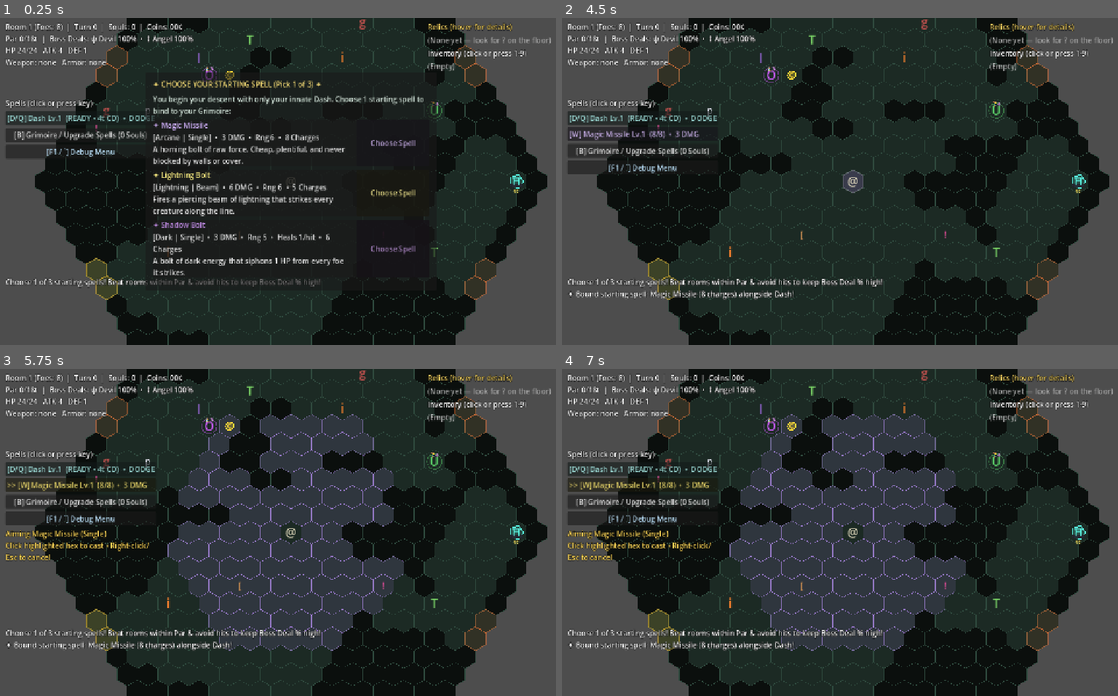
Above: before the commit, frames 1-4 (two rows, left to right).
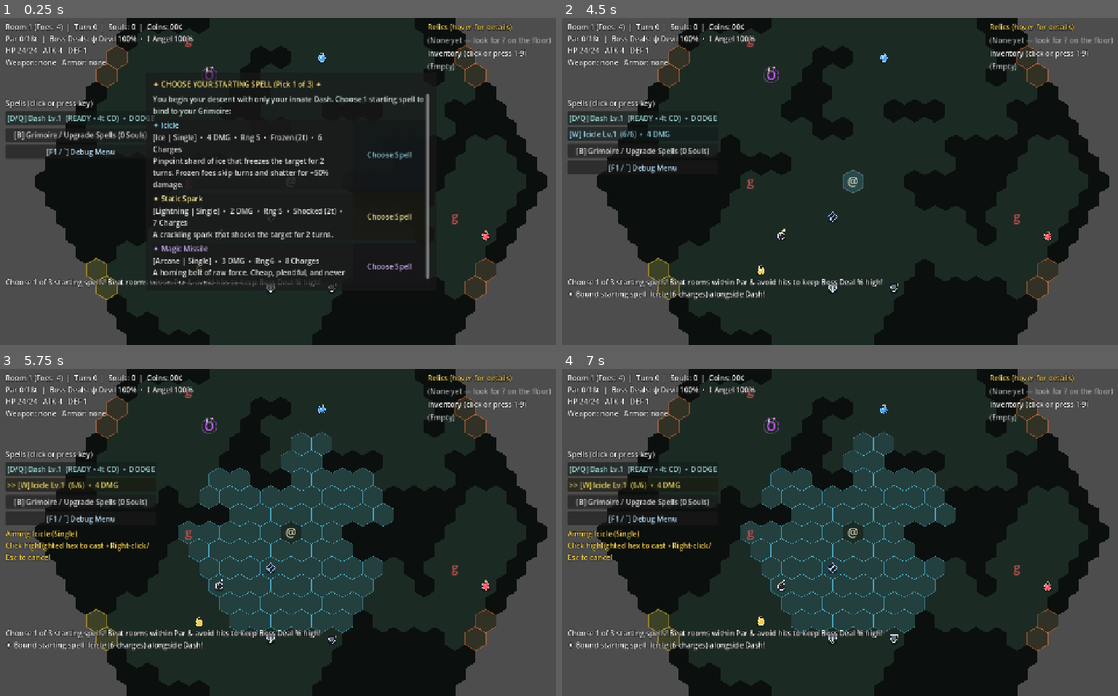
Above: after the commit, the same moments.

Repository: zeemongteng/2d-tilemap
Game: Godot game, scene res://main.tscn
Two runs of this game, one before a commit and one after it. Both use one fixed random seed, a clock stepped at 60 frames per second and the inputs below.
Inputs (mouse positions are in pixels of both pictures, inside the frame that each line leads up to):
- Up to frame 1 (0.25 s): no input
- Up to frame 2 (4.5 s): click "[D/Q] Dash Lv.1 (READY • 4t C…" at 0.5 s; click ">> [D/Q] Dash Lv.1 (READY • 4…" at 1.25 s; click "[D/Q] Dash Lv.1 (READY • 4t C…" at 2 s; click ">> [D/Q] Dash Lv.1 (READY • 4…" at 2.75 s; click "[B] Grimoire / Upgrade Spells…" at 3.5 s; click "Choose Spell" at 4.25 s
- Up to frame 3 (5.75 s): click (83, 483) at 5 s, where only the run before the commit has a clickable "[W] Magic Missile Lv.1 (8/8) …"
- Up to frame 4 (7 s): click (645, 483) at 5.75 s, where only the run before the commit has a clickable ">> [W] Magic Missile Lv.1 (8/…"; click (645, 483) at 6.5 s, where only the run after the commit has a clickable "[W] Icicle Lv.1 (6/6) • 4 DMG"

The runs differ from the first frame. In frame 1, 7.7% of the frame differs, in the area x 6-99%, y 0-100%; in frame 2, 4.3%; in frame 3, 9.7%, in the area x 5-99%, y 0-100%; in frame 4, 9.7%.

Commit message:
v0.53 - item remodel

Diff:
--- a/game.gd
+++ b/game.gd
@@ -47,8 +47,8 @@
 @export var starting_items: Array[Resource]
 @export var starting_spells: Array[Resource]
 @export var spell_catalog: Array[Resource]
-@export var monster_count := 6
-@export var spawner_count := 2
+@export var monster_count := 3
+@export var spawner_count := 1
 @export var item_count := 7
 @export var relic_spawn_chance := 0.45
 @export var monster_sight := 6
@@ -158,6 +158,12 @@
 	return room_num >= 2 and (room_num - 2) % 3 == 0
 
 
+func _scaled_spawn_interval(base_interval: int) -> int:
+	# Starts much slower in early rooms (+4 turns in Room 1) and speeds up each room down to 2 turns.
+	var delta := 4 - int(round(float(room_level - 1) * 0.75))
+	return clampi(base_interval + delta, 2, 10)
+
+
 func _active_boss() -> Actor:
 	for m in monsters:
 		if m.is_boss and not m.is_allies and not m.is_dead():
@@ -191,22 +197,28 @@
 		var extra_hp := maxi(0, (room_level - 2) * 8)
 		boss.stats.max_hp += extra_hp
 		boss.stats.hp = boss.stats.max_hp
+		boss.spawn_interval = _scaled_spawn_interval(boss.spawn_interval)
+		boss.spawn_cooldown = maxi(2, boss.spawn_interval - 1)
 		monsters.append(boss)
-		for i in 2 + (room_level / 3):
+		for i in 1 + (room_level / 3):
 			var minion_cell := grid.random_floor_cell(_rng, 4, entry_cell, 5)
 			if not _is_occupied(minion_cell):
 				monsters.append(_spawn_actor(_random_monster_scene(), minion_cell))
 	else:
-		var total_spawners := spawner_count + (room_level - 1) / 2
+		var total_spawners := clampi(spawner_count + int(floor(float(room_level - 1) * 0.45)), 1, 6)
 		for i in total_spawners:
 			var cell := grid.random_floor_cell(_rng, 4, entry_cell, 5)
 			if not _is_occupied(cell):
 				var spawner := _spawn_actor(_random_spawner_scene(), cell)
 				if spawner.spawn_scene == null:
 					spawner.spawn_scene = _random_monster_scene()
+				spawner.spawn_interval = _scaled_spawn_interval(spawner.spawn_interval)
+				spawner.spawn_cooldown = maxi(2, spawner.spawn_interval - 1)
+				spawner.queue_redraw()
 				monsters.append(spawner)
 
-		var total_monsters := monster_count + (room_level - 1) * 2
+		var depth := room_level - 1
+		var total_monsters := mini(18, monster_count + depth + (depth * depth) / 8)
 		for i in total_monsters:
 			var cell := grid.random_floor_cell(_rng, 3, entry_cell, 4)
 			if not _is_occupied(cell):
--- a/hex_grid.gd
+++ b/hex_grid.gd
@@ -543,25 +543,18 @@
 		var points := _hex_polygon(cell_to_pixel(c))
 		var in_active := is_in_current_room(c)
 		var base_col := wall_color if _tiles[c] else floor_color
-		var cur_line := line_color
 		if _sanctuary_themes.has(c):
 			if _sanctuary_themes[c] == "devil":
 				base_col = Color("160609") if _tiles[c] else Color("2b0d14")
-				cur_line = Color("701e2e")
 			elif _sanctuary_themes[c] == "treasure":
 				base_col = Color("1f1806") if _tiles[c] else Color("382c0b")
-				cur_line = Color("d9af3b")
 			elif _sanctuary_themes[c] == "shop":
 				base_col = Color("0c1c1e") if _tiles[c] else Color("173438")
-				cur_line = Color("45c4b0")
 			else:
 				base_col = Color("101b24") if _tiles[c] else Color("1f3345")
-				cur_line = Color("78b5db")
 		if not in_active:
 			base_col = base_col.darkened(0.28)
 		draw_colored_polygon(points, base_col)
-		points.append(points[0])
-		draw_polyline(points, cur_line.darkened(0.25) if not in_active else cur_line, 1.0)
 
 	# Highlight exit doorway hexes on the outer rim of the current room.
 	var exit_col := exit_ready_color if room_cleared else exit_locked_color
--- a/world_item.gd
+++ b/world_item.gd
@@ -8,6 +8,9 @@
 var cell := Vector2i.ZERO
 var is_pedestal := false
 var is_angel_pedestal := false
+
+var _anim_time := 0.0
+var _bob_phase := 0.0
 
 
 func setup(item: ItemData, grid: HexGrid, target_cell: Vector2i, pedestal := false, angel_pedestal := false) -> void:
@@ -16,24 +19,45 @@
 	is_pedestal = pedestal
 	is_angel_pedestal = angel_pedestal
 	position = grid.cell_to_pixel(cell)
+	_bob_phase = float((cell.x * 19 + cell.y * 37) & 255) * 0.05
 	queue_redraw()
 
 
-func _draw() -> void:
+func _process(delta: float) -> void:
 	if data == null:
 		return
-	var font := ThemeDB.fallback_font
-	if data.type in [
+	_anim_time += delta
+	queue_redraw()
+
+
+func _is_portal() -> bool:
+	return data.type in [
 		ItemData.Type.DEVIL_PORTAL,
 		ItemData.Type.ANGEL_PORTAL,
 		ItemData.Type.TREASURE_PORTAL,
 		ItemData.Type.SHOP_PORTAL,
 		ItemData.Type.RETURN_PORTAL,
-	]:
-		draw_circle(Vector2.ZERO, FONT_SIZE * 0.72, Color(data.color.r, data.color.g, data.color.b, 0.22))
-		draw_arc(Vector2.ZERO, FONT_SIZE * 0.78, 0.0, TAU, 24, data.color, 2.5)
+	]
+
+
+func _is_altar() -> bool:
+	return data.type in [ItemData.Type.SHRINE_OF_CHANCE, ItemData.Type.BLOOD_ALTAR]
+
+
+func _draw() -> void:
+	if data == null:
+		return
+	var font := ThemeDB.fallback_font
+	if _is_portal():
+		var pulse := 1.0 + 0.06 * sin(_anim_time * 3.5 + _bob_phase)
+		draw_circle(Vector2.ZERO, FONT_SIZE * 0.72 * pulse, Color(data.color.r, data.color.g, data.color.b, 0.22))
+		draw_arc(Vector2.ZERO, FONT_SIZE * 0.78 * pulse, 0.0, TAU, 24, data.color, 2.5)
 		draw_arc(Vector2.ZERO, FONT_SIZE * 0.52, 0.0, TAU, 20, Color.WHITE, 1.4)
-	elif data.type in [ItemData.Type.SHRINE_OF_CHANCE, ItemData.Type.BLOOD_ALTAR]:
+		var offset := Vector2(-FONT_SIZE, FONT_SIZE * 0.35)
+		draw_string(font, offset, data.glyph, HORIZONTAL_ALIGNMENT_CENTER, FONT_SIZE * 2.0, FONT_SIZE, data.color)
+		return
+
+	if _is_altar():
 		var altar_col := data.color
 		draw_circle(Vector2.ZERO, FONT_SIZE * 0.68, Color(altar_col.r, altar_col.g, altar_col.b, 0.18))
 		draw_arc(Vector2.ZERO, FONT_SIZE * 0.72, 0.0, TAU, 6, altar_col, 2.2)
@@ -42,12 +66,16 @@
 		var shrine_tag := "%d¢" % data.gold_cost if data.type == ItemData.Type.SHRINE_OF_CHANCE else "-%d HP" % data.hp_cost
 		var shrine_tag_col := Color(1.0, 0.9, 0.35) if data.type == ItemData.Type.SHRINE_OF_CHANCE else Color(1.0, 0.35, 0.4)
 		draw_string(font, Vector2(-FONT_SIZE * 1.2, FONT_SIZE * 1.18), shrine_tag, HORIZONTAL_ALIGNMENT_CENTER, FONT_SIZE * 2.4, 11, shrine_tag_col)
-	elif is_pedestal:
-		var base_col := Color(0.95, 0.85, 0.45, 0.7) if is_angel_pedestal else Color(0.85, 0.22, 0.28, 0.75)
+		var offset := Vector2(-FONT_SIZE, FONT_SIZE * 0.35)
+		draw_string(font, offset, data.glyph, HORIZONTAL_ALIGNMENT_CENTER, FONT_SIZE * 2.0, FONT_SIZE, data.color)
+		return
+
+	if is_pedestal:
+		var base_col := Color(0.95, 0.85, 0.45, 0.75) if is_angel_pedestal else Color(0.85, 0.22, 0.28, 0.8)
 		if data.gold_cost > 0:
-			base_col = Color(1.0, 0.42, 0.22, 0.9) if data.is_on_sale else Color(0.35, 0.95, 0.65, 0.8)
-		draw_rect(Rect2(Vector2(-13, 4), Vector2(26, 9)), Color(0.18, 0.18, 0.22, 0.95))
-		draw_rect(Rect2(Vector2(-13, 4), Vector2(26, 9)), base_col, false, 1.6)
+			base_col = Color(1.0, 0.42, 0.22, 0.92) if data.is_on_sale else Color(0.35, 0.95, 0.65, 0.85)
+		draw_rect(Rect2(Vector2(-13, 5), Vector2(26, 8)), Color(0.16, 0.16, 0.21, 0.96))
+		draw_rect(Rect2(Vector2(-13, 5), Vector2(26, 8)), base_col, false, 1.6)
 		var tag := "FREE"
 		var tag_col := Color(1.0, 0.92, 0.45)
 		if data.gold_cost > 0:
@@ -56,13 +84,153 @@
 		elif data.hp_cost > 0:
 			tag = "-%d HP" % data.hp_cost
 			tag_col = Color(1.0, 0.35, 0.38)
-		draw_string(font, Vector2(-FONT_SIZE * 1.35, FONT_SIZE * 1.15), tag, HORIZONTAL_ALIGNMENT_CENTER, FONT_SIZE * 2.7, 11, tag_col)
-	elif data.type == ItemData.Type.GOLD:
-		var coin_rad := FONT_SIZE * (0.52 if data.gold_amount >= 10 else (0.46 if data.gold_amount >= 5 else 0.40))
-		draw_circle(Vector2.ZERO, coin_rad, Color(data.color.r, data.color.g, data.color.b, 0.28))
-		draw_arc(Vector2.ZERO, coin_rad, 0.0, TAU, 20, data.color, 2.0)
-	elif data.type == ItemData.Type.RELIC:
-		draw_arc(Vector2.ZERO, FONT_SIZE * 0.62, 0.0, TAU, 20, Color(data.color.r, data.color.g, data.color.b, 0.55), 2.0)
-
-	var offset := Vector2(-FONT_SIZE, FONT_SIZE * 0.35)
-	draw_string(font, offset, data.glyph, HORIZONTAL_ALIGNMENT_CENTER, FONT_SIZE * 2.0, FONT_SIZE, data.color)
+		draw_string(font, Vector2(-FONT_SIZE * 1.35, FONT_SIZE * 1.18), tag, HORIZONTAL_ALIGNMENT_CENTER, FONT_SIZE * 2.7, 11, tag_col)
+
+	var bob := sin(_anim_time * 3.0 + _bob_phase) * 1.4
+	var center := Vector2(0.0, (-5.5 if is_pedestal else 0.0) + bob)
+
+	# Ground shadow under loose items so they visually sit on the floor rather than standing like monsters.
+	if not is_pedestal:
+		draw_set_transform(Vector2(0.0, 9.0), 0.0, Vector2(1.0, 0.42))
+		draw_circle(Vector2.ZERO, 9.5, Color(0.0, 0.0, 0.0, 0.38))
+		draw_set_transform(Vector2.ZERO, 0.0, Vector2.ONE)
+
+	_draw_item_icon(center, font)
+
+
+func _draw_item_icon(c: Vector2, font: Font) -> void:
+	var col := data.color
+	var dark_bg := Color(0.08, 0.09, 0.12, 0.92)
+	var light_col := col.lightened(0.45)
+
+	match data.type:
+		ItemData.Type.POTION, ItemData.Type.MANA_POTION:
+			# Glass flask silhouette with colored liquid & cork.
+			draw_circle(c + Vector2(0, 2.5), 7.8, dark_bg)
+			draw_circle(c + Vector2(0, 2.5), 6.2, col)
+			draw_arc(c + Vector2(0, 2.5), 7.6, 0.0, TAU, 18, light_col, 1.4)
+			# Narrow neck + cork stopper.
+			draw_rect(Rect2(c + Vector2(-3.0, -7.5), Vector2(6.0, 4.5)), dark_bg)
+			draw_rect(Rect2(c + Vector2(-3.0, -7.5), Vector2(6.0, 4.5)), light_col, false, 1.3)
+			draw_rect(Rect2(c + Vector2(-2.2, -9.8), Vector2(4.4, 2.6)), Color(0.72, 0.52, 0.3))
+			# Specular glass shine.
+			draw_circle(c + Vector2(-2.4, 0.6), 1.7, Color(1.0, 1.0, 1.0, 0.8))
+
+		ItemData.Type.WEAPON:
+			# Tilted diamond loot badge + diagonal sword blade.
+			var box := PackedVector2Array([
+				c + Vector2(0, -10.5),
+				c + Vector2(10.5, 0),
+				c + Vector2(0, 10.5),
+				c + Vector2(-10.5, 0),
+			])
+			draw_colored_polygon(box, dark_bg)
+			box.append(box[0])
+			draw_polyline(box, col, 1.6)
+			# Sword blade & crossguard inside.
+			draw_line(c + Vector2(-5.5, 5.5), c + Vector2(5.5, -5.5), light_col, 2.6)
+			draw_line(c + Vector2(-4.5, 1.0), c + Vector2(-1.0, 4.5), col, 2.2)
+			draw_circle(c + Vector2(-5.8, 5.8), 1.6, col)
+
+		ItemData.Type.ARMOR:
+			# Heater shield silhouette.
+			var shield := PackedVector2Array([
+				c + Vector2(-8.0, -7.5),
+				c + Vector2(8.0, -7.5),
+				c + Vector2(7.5, 1.0),
+				c + Vector2(0.0, 9.5),
+				c + Vector2(-7.5, 1.0),
+			])
+			draw_colored_polygon(shield, dark_bg)
+			var inner := PackedVector2Array([
+				c + Vector2(-5.8, -5.5),
+				c + Vector2(5.8, -5.5),
+				c + Vector2(5.4, 0.5),
+				c + Vector2(0.0, 6.8),
+				c + Vector2(-5.4, 0.5),
+			])
+			draw_colored_polygon(inner, Color(col.r, col.g, col.b, 0.48))
+			shield.append(shield[0])
+			draw_polyline(shield, light_col, 1.6)
+			draw_line(c + Vector2(0.0, -5.5), c + Vector2(0.0, 6.8), light_col, 1.2)
+
+		ItemData.Type.BOMB:
+			# Round iron bomb + curved fuse + flickering spark.
+			draw_circle(c + Vector2(-0.5, 1.8), 7.5, Color(0.14, 0.14, 0.18, 0.98))
+			draw_arc(c + Vector2(-0.5, 1.8), 7.5, 0.0, TAU, 18, col, 1.6)
+			draw_circle(c + Vector2(-3.0, -0.5), 2.0, Color(1.0, 1.0, 1.0, 0.55))
+			draw_rect(Rect2(c + Vector2(-2.5, -7.2), Vector2(4.5, 2.6)), col)
+			draw_line(c + Vector2(0.0, -7.2), c + Vector2(5.0, -10.5), Color(0.85, 0.75, 0.55), 1.6)
+			var spark_r := 2.4 + 0.8 * sin(_anim_time * 14.0 + _bob_phase)
+			draw_circle(c + Vector2(5.5, -10.8), spark_r, Color(1.0, 0.85, 0.25))
+			draw_circle(c + Vector2(5.5, -10.8), spark_r * 0.5, Color.WHITE)
+
+		ItemData.Type.PILL:
+			# Two-tone capsule pill.
+			draw_circle(c + Vector2(-3.5, 2.0), 4.8, Color(0.95, 0.95, 0.98))
+			draw_circle(c + Vector2(3.5, -2.0), 4.8, col)
+			var mid := PackedVector2Array([
+				c + Vector2(-5.8, -2.0),
+				c + Vector2(1.2, -6.0),
+				c + Vector2(5.8, 2.0),
+				c + Vector2(-1.2, 6.0),
+			])
+			draw_colored_polygon(mid, Color(col.r, col.g, col.b, 0.85))
+			draw_circle(c + Vector2(-3.5, 2.0), 4.4, Color(0.95, 0.95, 0.98))
+			draw_arc(c + Vector2(-3.5, 2.0), 4.6, 0.0, TAU, 12, dark_bg, 1.3)
+			draw_arc(c + Vector2(3.5, -2.0), 4.6, 0.0, TAU, 12, dark_bg, 1.3)
+
+		ItemData.Type.SPELL_ORB:
+			# Glowing faceted soul crystal.
+			var glow := 0.24 + 0.1 * sin(_anim_time * 4.0 + _bob_phase)
+			draw_circle(c, 11.0, Color(col.r, col.g, col.b, glow))
+			var gem := PackedVector2Array([
+				c + Vector2(0, -9.5),
+				c + Vector2(7.0, 0),
+				c + Vector2(0, 9.5),
+				c + Vector2(-7.0, 0),
+			])
+			draw_colored_polygon(gem, col)
+			gem.append(gem[0])
+			draw_polyline(gem, Color.WHITE, 1.4)
+			draw_circle(c + Vector2(-1.5, -2.5), 2.2, Color(1.0, 1.0, 1.0, 0.85))
+
+		ItemData.Type.GOLD:
+			# Metallic coin disc scaled by coin denomination (Penny / Nickel / Dime).
+			var coin_r := 8.5 if data.gold_amount >= 10 else (7.4 if data.gold_amount >= 5 else 6.4)
+			draw_circle(c, coin_r, col.darkened(0.2))
+			draw_circle(c, coin_r - 1.5, col)
+			draw_arc(c, coin_r, 0.0, TAU, 18, light_col, 1.4)
+			draw_string(font, c + Vector2(-coin_r, 4.0), "¢", HORIZONTAL_ALIGNMENT_CENTER, coin_r * 2.0, 12, dark_bg)
+
+		ItemData.Type.RELIC:
+			# Ornate glowing relic diamond plaque with corner pips & '?' sigil.
+			var pulse := 0.22 + 0.1 * sin(_anim_time * 3.8 + _bob_phase)
+			draw_circle(c, 12.5, Color(col.r, col.g, col.b, pulse))
+			var plaque := PackedVector2Array([
+				c + Vector2(0, -11.5),
+				c + Vector2(11.5, 0),
+				c + Vector2(0, 11.5),
+				c + Vector2(-11.5, 0),
+			])
+			draw_colored_polygon(plaque, dark_bg)
+			plaque.append(plaque[0])
+			draw_polyline(plaque, col, 2.0)
+			for pt in [Vector2(0, -11.5), Vector2(11.5, 0), Vector2(0, 11.5), Vector2(-11.5, 0)]:
+				draw_circle(c + pt, 1.8, light_col)
+			draw_string(font, c + Vector2(-10.0, 5.0), "?", HORIZONTAL_ALIGNMENT_CENTER, 20.0, 14, light_col)
+
+		ItemData.Type.SPELL_PEDESTAL:
+			# Glowing grimoire / spell tome icon with star rune.
+			var glow := 0.22 + 0.1 * sin(_anim_time * 4.0 + _bob_phase)
+			draw_circle(c, 12.0, Color(col.r, col.g, col.b, glow))
+			draw_rect(Rect2(c + Vector2(-8.5, -7.5), Vector2(17.0, 15.0)), dark_bg)
+			draw_rect(Rect2(c + Vector2(-8.5, -7.5), Vector2(17.0, 15.0)), col, false, 1.8)
+			draw_line(c + Vector2(0.0, -7.5), c + Vector2(0.0, 7.5), col, 1.3)
+			draw_string(font, c + Vector2(-10.0, 4.8), "★", HORIZONTAL_ALIGNMENT_CENTER, 20.0, 13, light_col)
+
+		_:
+			# Fallback framed loot badge.
+			draw_rect(Rect2(c + Vector2(-8.5, -8.5), Vector2(17.0, 17.0)), dark_bg)
+			draw_rect(Rect2(c + Vector2(-8.5, -8.5), Vector2(17.0, 17.0)), col, false, 1.6)
+			draw_string(font, c + Vector2(-10.0, 5.0), data.glyph, HORIZONTAL_ALIGNMENT_CENTER, 20.0, 14, col)
